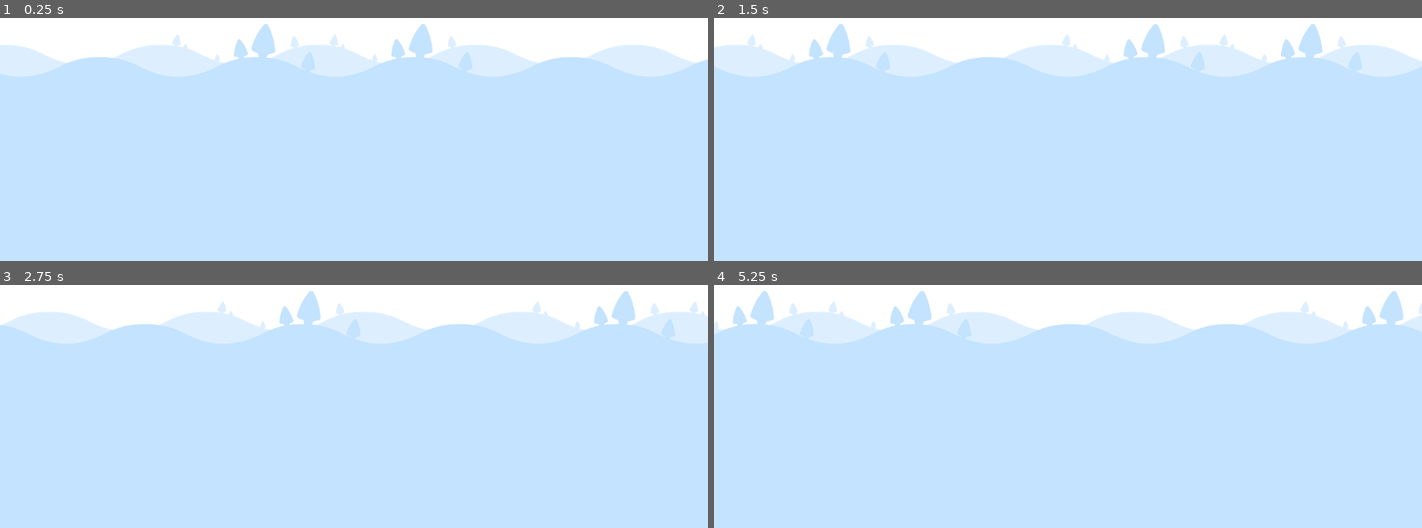
Above: before the commit, frames 1-4 (two rows, left to right).
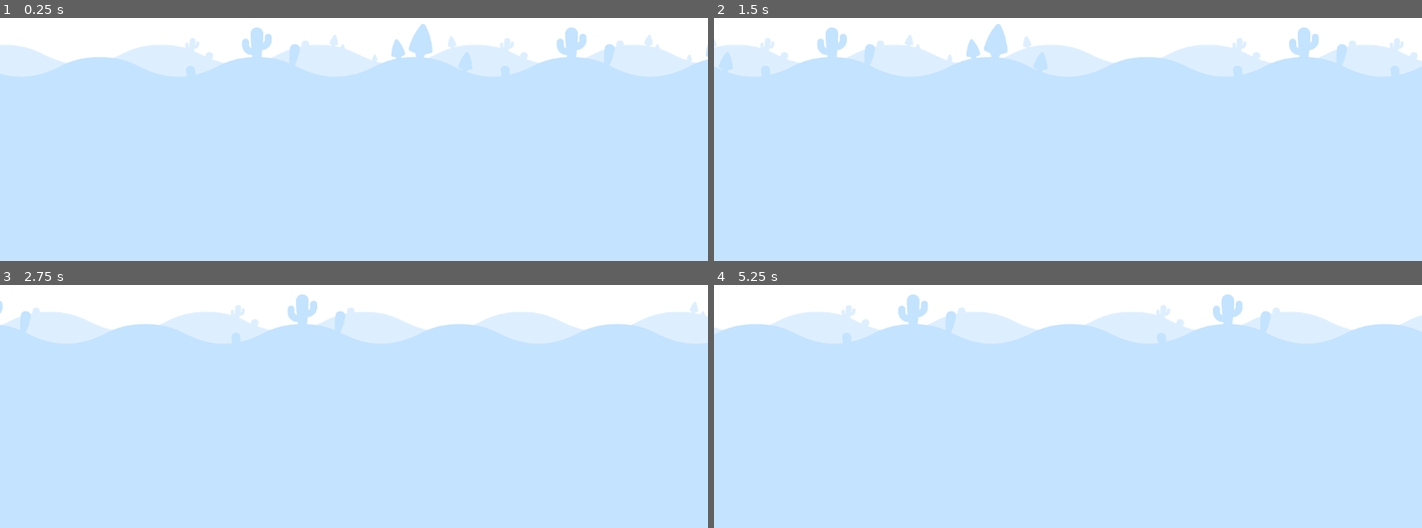
Above: after the commit, the same moments.

Repository: smarthall/20games
Game: Godot game, scene res://infinite_level.tscn
The game is run twice, just before and just after one commit, with the same random seed, the same clock (stepped at 60 frames per second) and the same inputs.
Inputs:
- Up to frame 1 (0.25 s): no input
- Up to frame 2 (1.5 s): no input
- Up to frame 3 (2.75 s): no input
- Up to frame 4 (5.25 s): no input

The runs differ from the first frame. In frame 1, 1.3% of the frame differs, in the area x 24-100%, y 2-24%; in frame 2, 2.8%, in the area x 0-100%, y 2-24%; in frame 3, 1.4%; in frame 4, 2.3%.

Commit message:
Randomise the 'fade' layer

Diff:
--- a/jetpack-joyride/infinite_level.gd
+++ b/jetpack-joyride/infinite_level.gd
@@ -8,8 +8,21 @@
 
 const BACKGROUND_SCROLL_SPEED = 1000.0
 
+const TILE_BLANK = Vector2i(2, 0)
+const TILE_CACTUS = Vector2i(2, 1)
+const TILE_TREES = Vector2i(3, 1)
+const TILE_MUSHROOM = Vector2i(1, 3)
+const BACKTILES : Dictionary[int, Vector2i] = {
+	50: TILE_BLANK,
+	75: TILE_CACTUS,
+	98: TILE_TREES,
+	99: TILE_MUSHROOM,
+}
+
 func _ready() -> void:
 	position_background_tilemaps()
+	randomize_timemap(get_leading_tilemap())
+	randomize_timemap(get_following_tilemap())
 
 func _process(delta: float) -> void:
 	background.position.x -= BACKGROUND_SCROLL_SPEED * delta
@@ -17,11 +30,13 @@
 	if background.position.x <= -1 * get_leading_tilemap_size().x * background.scale.x:
 		background.position.x = 0
 		swap_background_tilemaps()
-		randomize_following_tilemap()
+		randomize_timemap(get_following_tilemap())
 
-func randomize_following_tilemap() -> void:
-	# TODO Randomise the background layer for the following tileset
-	pass
+func randomize_timemap(tm : TileMapLayer) -> void:
+	for x in range(tm.get_used_rect().size.x):
+		var tile_position := Vector2i(x, 1)
+		var random_tile := get_random_background_tile()
+		tm.set_cell(tile_position, 1, random_tile)
 
 func swap_background_tilemaps() -> void:
 	tilemap_a_leader = not tilemap_a_leader
@@ -34,6 +49,15 @@
 	leading_tilemap.position.x = 0
 	following_tilemap.position.x = get_leading_tilemap_size().x
 
+func get_random_background_tile() -> Vector2i:
+	var rand := randi_range(0, 100)
+
+	for weight in BACKTILES.keys():
+		if rand < weight:
+			return BACKTILES[weight]
+
+	return BACKTILES[BACKTILES.keys()[0]]
+
 func get_leading_tilemap() -> TileMapLayer:
 	return tilemap_a if tilemap_a_leader else tilemap_b
 
